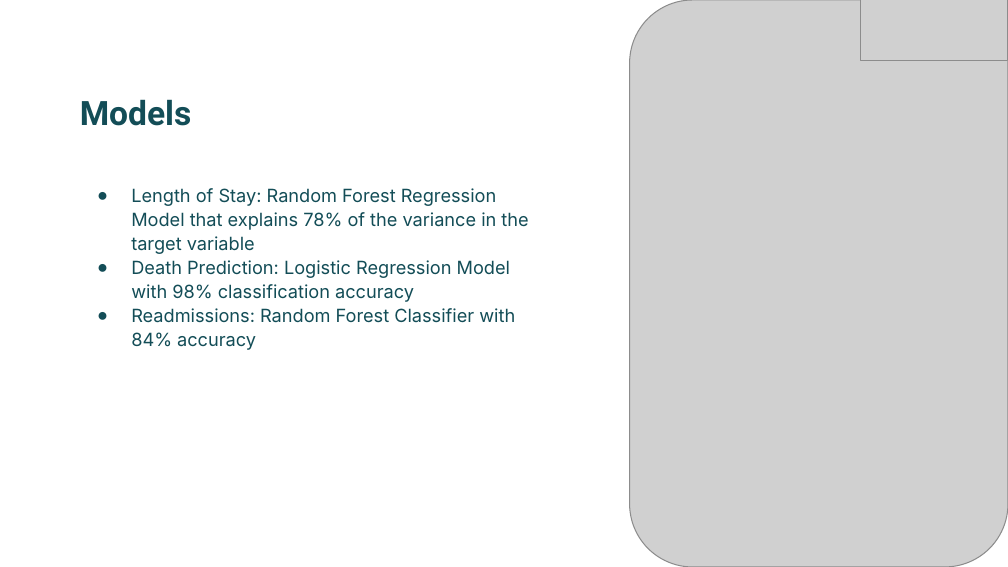
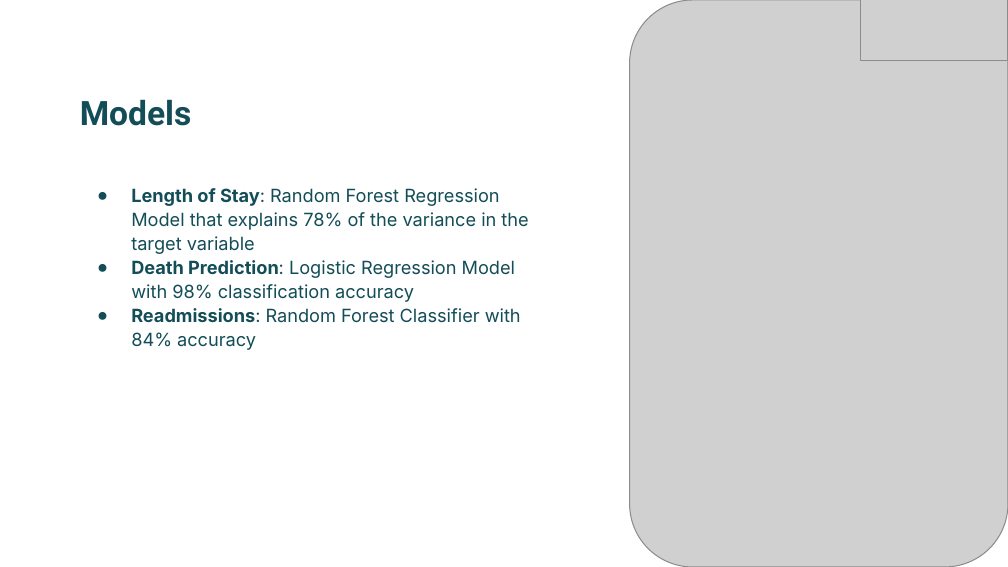
Before and after one commit to bizzfuzz/CHOP-comprehensive-hospital-outcome-prediction-system, a slide deck: slide 9 of CHOP.pptx (slide 10 before the commit). Drawn at 1008x567 pixels with LibreOffice and Linux fonts; fonts in the diff are those of the drawing; grey boxes stand for pictures. Boxes give left, top, right and bottom in pixels: in the first picture for what was removed or moved away, otherwise in the second. Text is boxed around its words. In the diff, an @@ line names an element or a change of style, - is before the commit and + after.

```diff
--- a/CHOP.pptx
+++ b/CHOP.pptx
@@ subtitle "Length of Stay: Random Forest ..." at (x1=131, y1=188, x2=528, y2=350): bold on in "Length of Stay:", "Death Prediction:", "Readmissions:" @@
```
Also in this commit, not shown: 1 other slide changed, 1 slide added, 1 slide removed, 1 other file.
